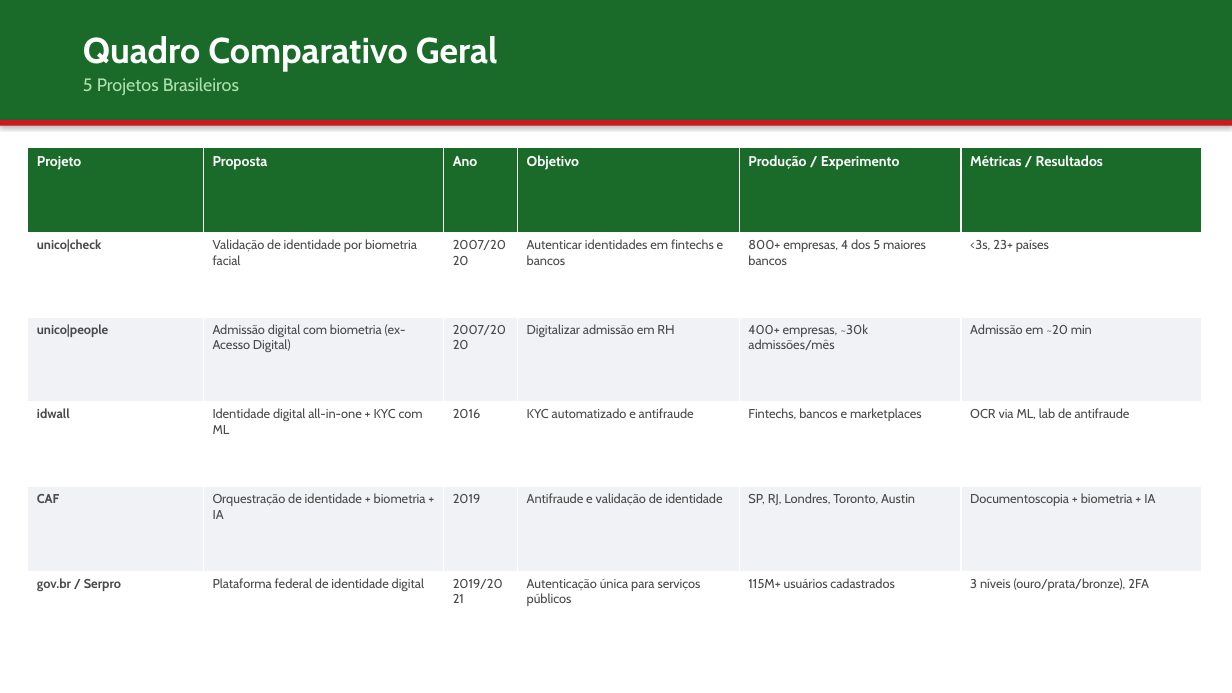
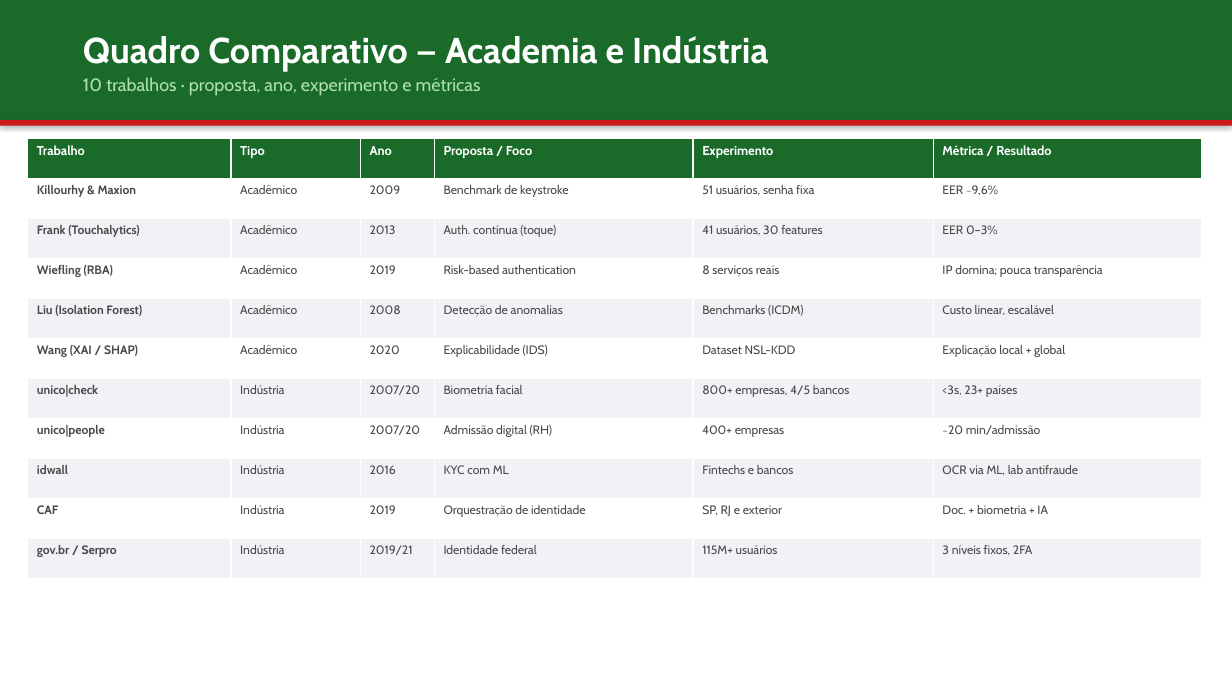
Before and after one commit to jgbcientista/gestao-autonomo, a slide deck: slide 8 of docs/trabalhos-relacionados.pptx (slide 4 before the commit). Drawn at 1232x693 pixels with LibreOffice and Linux fonts; fonts in the diff are those of the drawing. Boxes give left, top, right and bottom in pixels: in the first picture for what was removed or moved away, otherwise in the second. Text is boxed around its words. In the diff, an @@ line names an element or a change of style, - is before the commit and + after.

```diff
--- a/docs/trabalhos-relacionados.pptx
+++ b/docs/trabalhos-relacionados.pptx
@@ text at (83, 36, 768, 72): text changed @@
-Quadro Comparativo Geral
+Quadro Comparativo — Academia e Indústria
@@ text at (83, 77, 481, 96): text changed @@
-5 Projetos Brasileiros
+10 trabalhos · proposta, ano, experimento e métricas
@@ table at (28, 139, 1202, 656) @@
-row 1: Projeto | Proposta | Ano | Objetivo | Produção / Experimento | Métricas / Resultados
-row 2: unico|check | Validação de identidade por biometria facial | 2007/2020 | Autenticar identidades em fintechs e bancos | 800+ empresas, 4 dos 5 maiores bancos | <3s, 23+ países
-row 3: unico|people | Admissão digital com biometria (ex-Acesso Digital) | 2007/2020 | Digitalizar admissão em RH | 400+ empresas, ~30k admissões/mês | Admissão em ~20 min
-row 4: idwall | Identidade digital all-in-one + KYC com ML | 2016 | KYC automatizado e antifraude | Fintechs, bancos e marketplaces | OCR via ML, lab de antifraude
-row 5: CAF | Orquestração de identidade + biometria + IA | 2019 | Antifraude e validação de identidade | SP, RJ, Londres, Toronto, Austin | Documentoscopia + biometria + IA
-row 6: gov.br / Serpro | Plataforma federal de identidade digital | 2019/2021 | Autenticação única para serviços públicos | 115M+ usuários cadastrados | 3 níveis (ouro/prata/bronze), 2FA
+row 1: Trabalho | Tipo | Ano | Proposta / Foco | Experimento | Métrica / Resultado
+row 2: Killourhy & Maxion | Acadêmico | 2009 | Benchmark de keystroke | 51 usuários, senha fixa | EER ~9,6%
+row 3: Frank (Touchalytics) | Acadêmico | 2013 | Auth. contínua (toque) | 41 usuários, 30 features | EER 0–3%
+row 4: Wiefling (RBA) | Acadêmico | 2019 | Risk-based authentication | 8 serviços reais | IP domina; pouca transparência
+row 5: Liu (Isolation Forest) | Acadêmico | 2008 | Detecção de anomalias | Benchmarks (ICDM) | Custo linear, escalável
+row 6: Wang (XAI / SHAP) | Acadêmico | 2020 | Explicabilidade (IDS) | Dataset NSL-KDD | Explicação local + global
+row 7: unico|check | Indústria | 2007/20 | Biometria facial | 800+ empresas, 4/5 bancos | <3s, 23+ países
+row 8: unico|people | Indústria | 2007/20 | Admissão digital (RH) | 400+ empresas | ~20 min/admissão
+row 9: idwall | Indústria | 2016 | KYC com ML | Fintechs e bancos | OCR via ML, lab antifraude
+row 10: CAF | Indústria | 2019 | Orquestração de identidade | SP, RJ e exterior | Doc. + biometria + IA
+row 11: gov.br / Serpro | Indústria | 2019/21 | Identidade federal | 115M+ usuários | 3 níveis fixos, 2FA
@@ table: place and size @@
-table at (28, 148, 1202, 656)
+table at (28, 139, 1202, 656)
```
Also in this commit, not shown: 4 other slides changed, 4 slides added, 7 slides removed.
